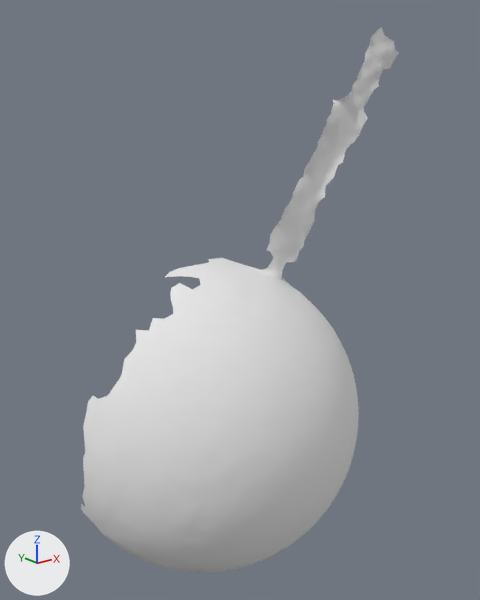
One commit to the OBJ model res/pendulum_horizontal/Pendulum_horizontal.000027.obj: the scene before it, then after it.
Rendered twice from a 50 mm camera at (-559.0, -70.0, 377.0) aimed at (-207.0, 370.0, 201.0). The lights are fixed; the arrows at lower left show +X, +Y and +Z. Where no turn or scale is listed for an object, it has been applied to the vertices.

Names of what the first picture shows: 'Pendulum_horizontal.000027'.
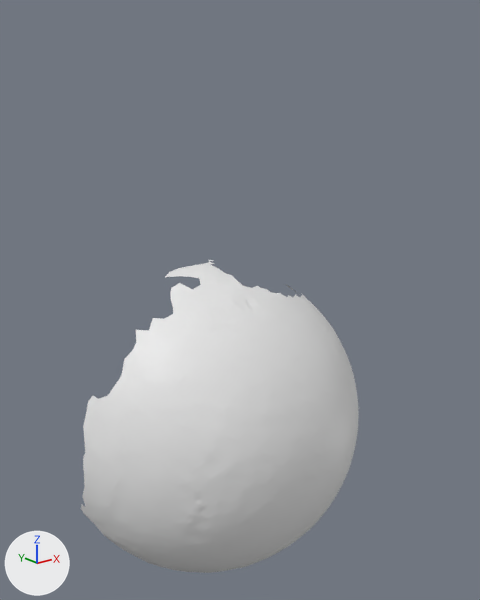
Boxes [x1, y1, x2, y2] around the edits, measured in the pictures (480 x 600 px):
'Pendulum_horizontal.000027', reshaped (13% narrower, 42% shorter)
    before: [81, 27, 399, 573]
    after: [81, 259, 359, 573]
part 1 of me_pendulum_horizontal_000027, deleted
    before: [209, 27, 399, 297]

Edits to the bpy script that builds the scene:
```text
Change me_pendulum_horizontal_000027:
    used by ob_pendulum_horizontal_000027; location = (0.0, 0.0, 0.0)
    remove me_pendulum_horizontal_000027.from_pydata(...)  # 5141 vertices, 10098 faces; spans x -357.0..-54.0, y 270.0..449.0, z -70.0..430.0
    remove me_pendulum_horizontal_000027.materials.append(mat_pendulum_horizontal_000027)  # white #e7e7e7
    add me_pendulum_horizontal_000027.from_pydata(...)  # 4574 vertices, 9029 faces; spans x -357.0..-73.0, y 270.0..441.0, z -70.0..224.0
    me_pendulum_horizontal_000027 part 1: 567 vertices removed from x -201.0..-54.0, y 334.0..449.0, z 193.0..430.0
```
